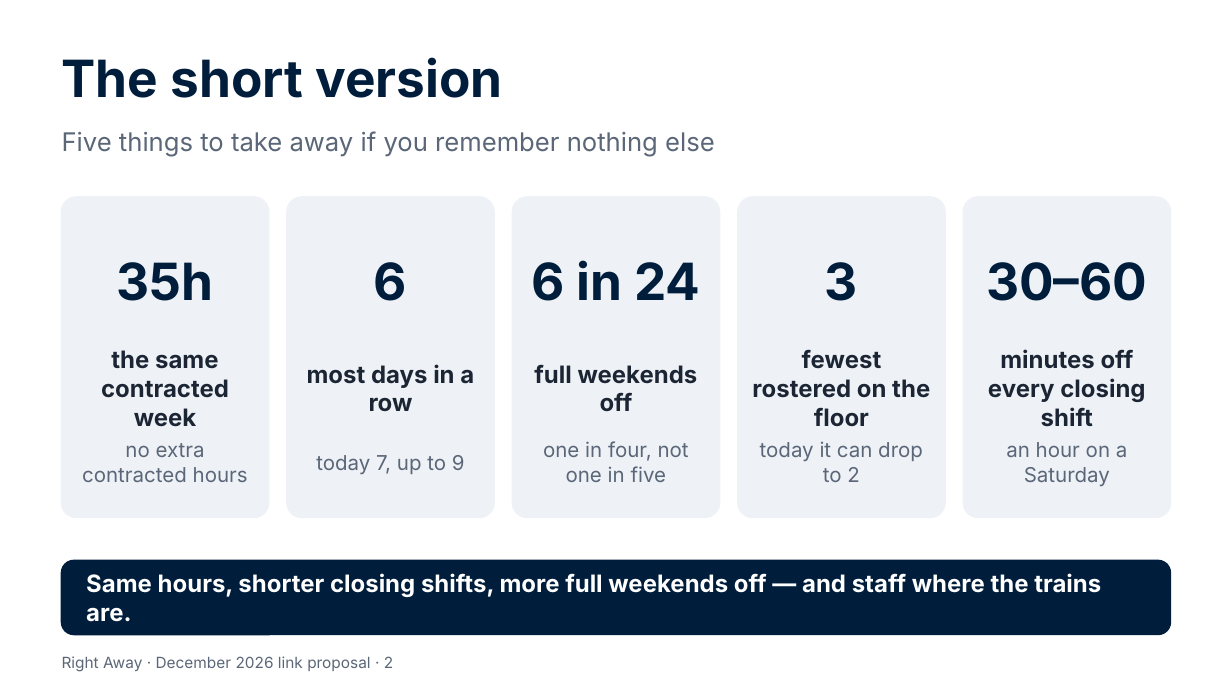
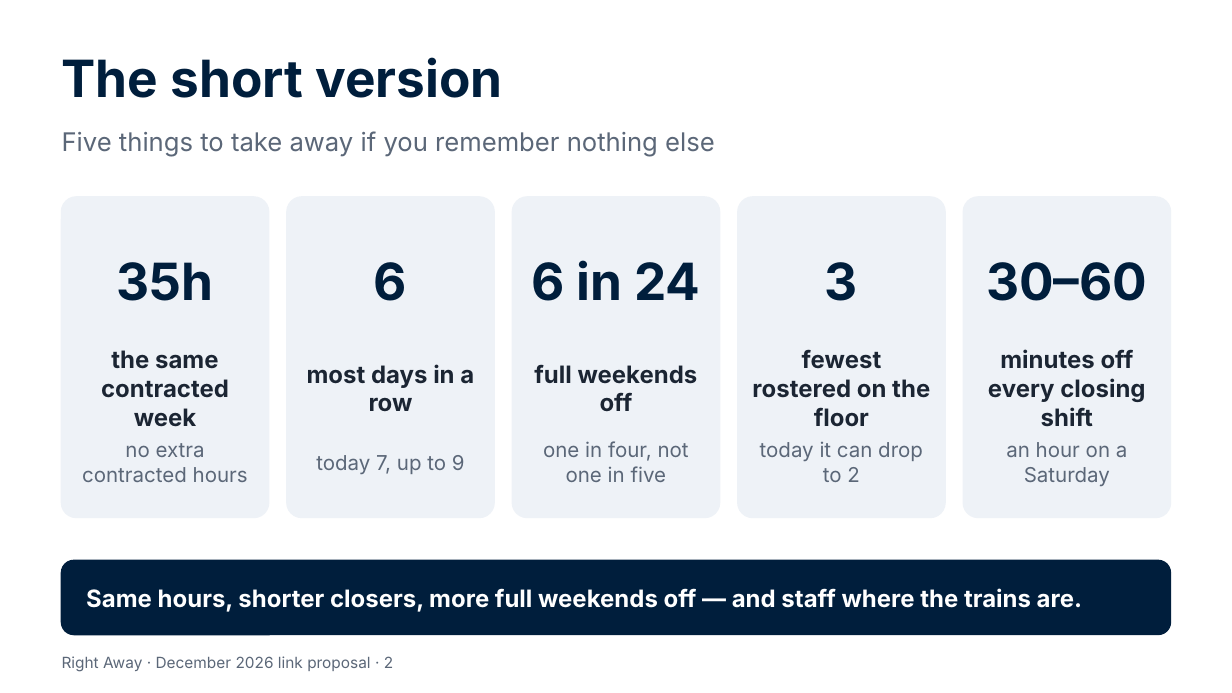
Before and after one commit to Garethdavidmiller/roster-app, a slide deck: slide 2 of docs/proposals/presentations/Right-Away-for-colleagues.pptx. Drawn at 1232x693 pixels with LibreOffice and Linux fonts; fonts in the diff are those of the drawing. Boxes give left, top, right and bottom in pixels: in the first picture for what was removed or moved away, otherwise in the second. Text is boxed around its words. In the diff, an @@ line names an element or a change of style, - is before the commit and + after.

```diff
--- a/docs/proposals/presentations/Right-Away-for-colleagues.pptx
+++ b/docs/proposals/presentations/Right-Away-for-colleagues.pptx
@@ text at [86, 588, 1082, 612]: text changed @@
-Same hours, shorter closing shifts, more full weekends off — and staff where the trains are.
+Same hours, shorter closers, more full weekends off — and staff where the trains are.
```
Also in this commit, not shown: 5 other slides changed, 26 other files.
